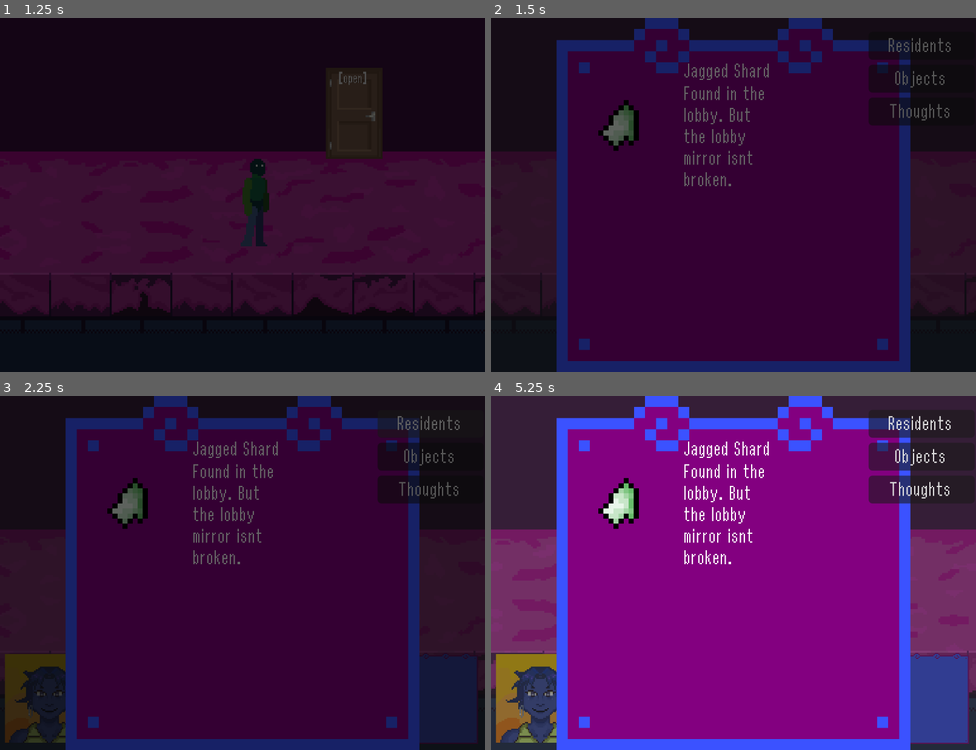
Above: before the commit, frames 1-4 (two rows, left to right).
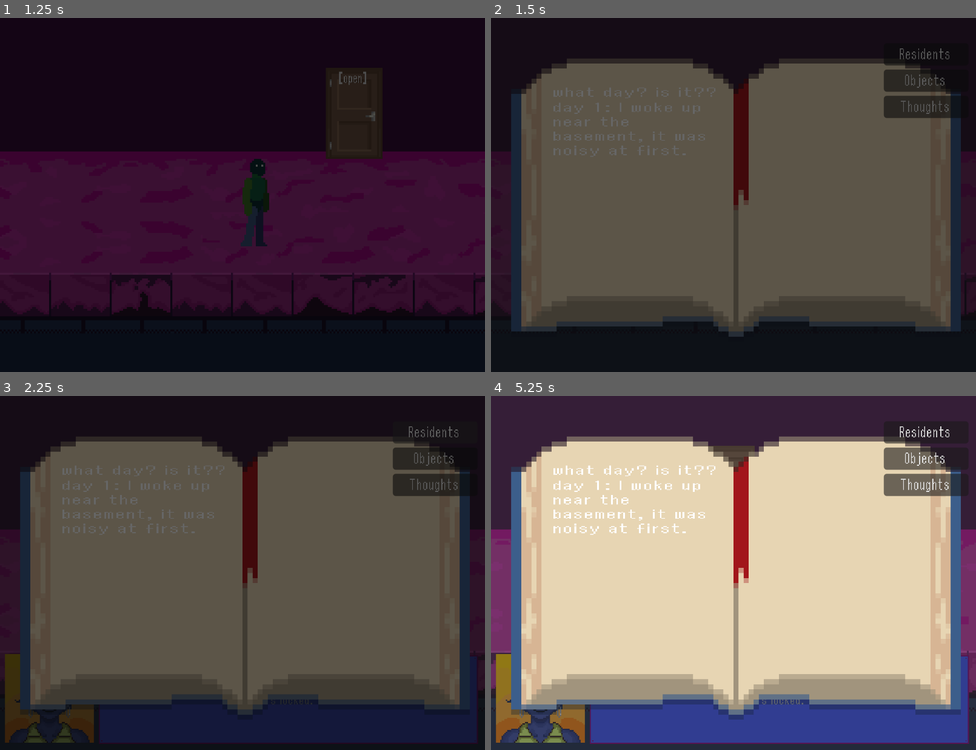
Above: after the commit, the same moments.

Repository: nisaturk/mirrorfixer-prototype
Game: Godot game, scene res://scenes/main_menu.tscn
Two runs of this game, one before a commit and one after it. Both use one fixed random seed, a clock stepped at 60 frames per second and the inputs below.
Inputs (mouse positions are in pixels of both pictures, inside the frame that each line leads up to):
- Up to frame 1 (1.25 s): click "START THIS SHIT" at 0.5 s
- Up to frame 2 (1.5 s): move the mouse to (840, 177) at 1.27 s; hold Right (move_right) from 1.28 s (still down); hold N (toggle_notebook) from 1.28 s (still down)
- Up to frame 3 (2.25 s): tap Up (jump) at 1.52 s; release Right (move_right) at 2 s; release N (toggle_notebook) at 2 s; click "Residents" at 2 s
- Up to frame 4 (5.25 s): click "Objects" at 2.75 s; click "Thoughts" at 3.5 s; tap Enter at 4.25 s; move the mouse to (636, 590) at 4.27 s; hold Right (move_right) 4.28-5.03 s; click (636, 590) at 4.35 s; tap Up (jump) at 4.52 s; tap N (toggle_notebook) at 4.55 s; move the mouse to (782, 495) at 5.02 s; hold Left (move_left) from 5.03 s (still down); hold N (toggle_notebook) from 5.03 s (still down)

Frame 1 is identical in both runs. In frame 2, 81% of the frame differs, in the area x 4-97%, y 0-100%; in frame 3, 81%; in frame 4, 84%.

Commit message:
notebook fixes

Diff:
--- a/jsonfiles/notebook-prototype.json
+++ b/jsonfiles/notebook-prototype.json
@@ -21,6 +21,16 @@
 			"name": "Reception Bell",
 			"image": "res://assets/sprites/interior/bell/bell-still.png",
 			"description": "Ding ding.. ding dInG diNGGGG"
+		},
+		"cutie": {
+			"name": "Reception Bell",
+			"image": "res://assets/sprites/interior/bell/bell-still.png",
+			"description": "Ding ding.. ding dInG diNGGGG"
+		},
+		"patootie": {
+			"name": "Reception Bell",
+			"image": "res://assets/sprites/interior/bell/bell-still.png",
+			"description": "Ding ding.. ding dInG diNGGGG"
 		}
 	},
 	"thoughts": {
--- a/scenes/NotebookUI.tscn
+++ b/scenes/NotebookUI.tscn
@@ -1,8 +1,10 @@
-[gd_scene load_steps=4 format=3 uid="uid://dfuxaojq0li84"]
+[gd_scene load_steps=5 format=3 uid="uid://dfuxaojq0li84"]
 
 [ext_resource type="Script" uid="uid://bxo1fum27kago" path="res://scripts/NotebookUI.gd" id="1_ux6k2"]
-[ext_resource type="Texture2D" uid="uid://dpl3hp1goeo7k" path="res://assets/ui/dialogue_box_texture.tres" id="2_3w1dn"]
+[ext_resource type="Texture2D" uid="uid://bfw56g6gwpdn2" path="res://assets/ui/openbook.png" id="2_ux6k2"]
 [ext_resource type="FontFile" uid="uid://by8f628mb0ucf" path="res://assets/ui/retganon.ttf" id="3_4g00e"]
+
+[sub_resource type="PlaceholderTexture2D" id="PlaceholderTexture2D_ux6k2"]
 
 [node name="NotebookUI" type="CanvasLayer"]
 process_mode = 3
@@ -33,16 +35,122 @@
 anchor_bottom = 1.0
 grow_horizontal = 2
 grow_vertical = 2
-texture = ExtResource("2_3w1dn")
+texture = ExtResource("2_ux6k2")
 expand_mode = 1
 stretch_mode = 5
 
+[node name="ContentArea" type="Control" parent="MainControl/BookBackground"]
+layout_mode = 1
+anchors_preset = 15
+anchor_right = 1.0
+anchor_bottom = 1.0
+offset_left = 44.0
+offset_top = 43.0
+offset_right = -94.0
+offset_bottom = -9.0
+grow_horizontal = 2
+grow_vertical = 2
+scale = Vector2(1.1083245, 0.8022782)
+
+[node name="Items" type="ScrollContainer" parent="MainControl/BookBackground/ContentArea"]
+layout_mode = 1
+anchors_preset = 15
+anchor_right = 1.0
+anchor_bottom = 1.0
+offset_top = 16.0
+offset_bottom = 16.0
+grow_horizontal = 2
+grow_vertical = 2
+scale = Vector2(1.2934049, 0.8687321)
+
+[node name="ItemList" type="VBoxContainer" parent="MainControl/BookBackground/ContentArea/Items"]
+layout_mode = 2
+size_flags_horizontal = 3
+
+[node name="Thoughts" type="ScrollContainer" parent="MainControl/BookBackground/ContentArea"]
+layout_mode = 1
+anchors_preset = 15
+anchor_right = 1.0
+anchor_bottom = 1.0
+offset_left = 5.0
+offset_top = 14.0
+offset_right = 5.0
+offset_bottom = 14.0
+grow_horizontal = 2
+grow_vertical = 2
+scale = Vector2(1.2442672, 0.8339975)
+
+[node name="JournalList" type="VBoxContainer" parent="MainControl/BookBackground/ContentArea/Thoughts"]
+layout_mode = 2
+
+[node name="ResidentsPage" type="Control" parent="MainControl/BookBackground/ContentArea"]
+layout_mode = 1
+anchors_preset = 15
+anchor_right = 1.0
+anchor_bottom = 1.0
+grow_horizontal = 2
+grow_vertical = 2
+
+[node name="GalleryView" type="GridContainer" parent="MainControl/BookBackground/ContentArea/ResidentsPage"]
+layout_mode = 1
+anchors_preset = 15
+anchor_right = 1.0
+anchor_bottom = 1.0
+offset_top = 13.0
+offset_bottom = 13.0
+grow_horizontal = 2
+grow_vertical = 2
+scale = Vector2(1.2951971, 0.8057868)
+columns = 3
+
+[node name="ProfileView" type="Control" parent="MainControl/BookBackground/ContentArea/ResidentsPage"]
+layout_mode = 1
+anchors_preset = 15
+anchor_right = 1.0
+anchor_bottom = 1.0
+grow_horizontal = 2
+grow_vertical = 2
+scale = Vector2(1.2918988, 0.9761181)
+
+[node name="Portrait" type="TextureRect" parent="MainControl/BookBackground/ContentArea/ResidentsPage/ProfileView"]
+layout_mode = 0
+offset_left = 56.0
+offset_top = 41.0
+offset_right = 146.0
+offset_bottom = 129.0
+texture = SubResource("PlaceholderTexture2D_ux6k2")
+
+[node name="NameLabel" type="Label" parent="MainControl/BookBackground/ContentArea/ResidentsPage/ProfileView"]
+layout_mode = 0
+offset_left = 168.0
+offset_top = 71.0
+offset_right = 243.0
+offset_bottom = 94.0
+text = "name"
+
+[node name="BioLabel" type="RichTextLabel" parent="MainControl/BookBackground/ContentArea/ResidentsPage/ProfileView"]
+layout_mode = 0
+offset_left = 38.0
+offset_top = 162.0
+offset_right = 218.0
+offset_bottom = 225.0
+text = "some random info about the residents i guess AND it needs to be long so i see if the scroller is working"
+
+[node name="BackButton" type="Button" parent="MainControl/BookBackground/ContentArea/ResidentsPage/ProfileView"]
+layout_mode = 0
+offset_left = -1.0
+offset_top = -2.0
+offset_right = 68.0
+offset_bottom = 29.0
+text = "<--BACK"
+
 [node name="TabsContainer" type="VBoxContainer" parent="MainControl/BookBackground"]
 layout_mode = 0
-offset_left = 299.0
-offset_top = 11.0
-offset_right = 383.0
-offset_bottom = 112.0
+offset_left = 311.0
+offset_top = 19.999992
+offset_right = 395.0
+offset_bottom = 120.99999
+scale = Vector2(0.79885644, 0.79885644)
 
 [node name="NPCbutton" type="Button" parent="MainControl/BookBackground/TabsContainer"]
 layout_mode = 2
@@ -59,42 +167,18 @@
 theme_override_fonts/font = ExtResource("3_4g00e")
 text = "Thoughts"
 
-[node name="ContentArea" type="Control" parent="MainControl/BookBackground"]
-layout_mode = 1
-anchors_preset = 15
-anchor_right = 1.0
-anchor_bottom = 1.0
-offset_left = 69.0
-offset_top = 35.0
-offset_right = -69.0
-offset_bottom = -17.0
-grow_horizontal = 2
-grow_vertical = 2
+[node name="NextButton" type="Button" parent="MainControl/BookBackground"]
+layout_mode = 0
+offset_left = 333.0
+offset_top = 234.0
+offset_right = 376.0
+offset_bottom = 265.0
+text = "-->"
 
-[node name="NPCs" type="GridContainer" parent="MainControl/BookBackground/ContentArea"]
+[node name="PrevButton" type="Button" parent="MainControl/BookBackground"]
 layout_mode = 0
-offset_right = 40.0
-offset_bottom = 40.0
-columns = 3
-
-[node name="Items" type="ScrollContainer" parent="MainControl/BookBackground/ContentArea"]
-layout_mode = 1
-anchors_preset = 15
-anchor_right = 1.0
-anchor_bottom = 1.0
-grow_horizontal = 2
-grow_vertical = 2
-
-[node name="ItemList" type="VBoxContainer" parent="MainControl/BookBackground/ContentArea/Items"]
-layout_mode = 2
-
-[node name="Thoughts" type="ScrollContainer" parent="MainControl/BookBackground/ContentArea"]
-layout_mode = 1
-anchors_preset = 15
-anchor_right = 1.0
-anchor_bottom = 1.0
-grow_horizontal = 2
-grow_vertical = 2
-
-[node name="JournalList" type="VBoxContainer" parent="MainControl/BookBackground/ContentArea/Thoughts"]
-layout_mode = 2
+offset_left = 10.0
+offset_top = 230.0
+offset_right = 53.0
+offset_bottom = 261.0
+text = "<--"
--- a/scenes/maxime.tscn
+++ b/scenes/maxime.tscn
@@ -145,7 +145,7 @@
 "duration": 1.0,
 "texture": SubResource("AtlasTexture_ihiwl")
 }],
-"loop": true,
+"loop": false,
 "name": &"drink",
 "speed": 5.0
 }, {
--- a/scenes/object_entry.tscn
+++ b/scenes/object_entry.tscn
@@ -29,7 +29,7 @@
 
 [node name="VBoxContainer" type="VBoxContainer" parent="HBoxContainer"]
 layout_mode = 2
-size_flags_horizontal = 3
+size_flags_horizontal = 6
 
 [node name="Title" type="Label" parent="HBoxContainer/VBoxContainer"]
 layout_mode = 2
--- a/scripts/NotebookData.gd
+++ b/scripts/NotebookData.gd
@@ -2,60 +2,48 @@
 
 signal notebook_updated
 
-var unlocked_npc_ids: Array = []
-var collected_item_ids: Array = []
-var journal_entries: Array = []
+# master dicc tionary
+var unlocked_content: Dictionary = {
+	"npcs": [],
+	"items": [],
+	"thoughts": []
+}
 
 var notebook_db: Dictionary = {}
 
 func _ready():
 	load_notebook_data()
-	# temporary check-up, these are "unlocked" to test the UI
-	unlock_npc("maxime")
-	unlock_npc("ninh")
-	collect_item("shard_lobby")
-	add_note("day1")
-	add_note("day2")
+	# testestestest
+	unlock_entry("npcs", "maxime")
+	unlock_entry("npcs", "ninh")
+	unlock_entry("items", "shard_lobby")
+	unlock_entry("items", "bell")
+	unlock_entry("items", "cutie")
+	unlock_entry("items", "patootie")
+	unlock_entry("thoughts", "day1")
 
 func load_notebook_data():
 	var file = FileAccess.open("res://jsonfiles/notebook-prototype.json", FileAccess.READ)
 	if file:
-		var json_text = file.get_as_text()
-		notebook_db = JSON.parse_string(json_text)
+		notebook_db = JSON.parse_string(file.get_as_text())
 		print("Notebook Data Loaded!")
 	else:
 		printerr("Failed to load notebook-prototype.json")
 
-func unlock_npc(id: String):
-	if id not in notebook_db["npcs"]:
-		printerr("NPC ID not found in DB: " + id)
+func unlock_entry(category: String, id: String):
+	if not notebook_db.has(category):
+		printerr("Category not found in DB: " + category)
 		return
 
-	if id not in unlocked_npc_ids:
-		unlocked_npc_ids.append(id)
+	if not notebook_db[category].has(id):
+		printerr("ID '" + id + "' not found in category '" + category + "'")
+		return
+
+	if id not in unlocked_content[category]:
+		unlocked_content[category].append(id)
 		emit_signal("notebook_updated")
 
-func collect_item(id: String):
-	if id not in notebook_db["items"]:
-		printerr("Item ID not found in DB: " + id)
-		return
-
-	if id not in collected_item_ids:
-		collected_item_ids.append(id)
-		emit_signal("notebook_updated")
-
-func add_note(id: String):
-	if id not in journal_entries:
-		journal_entries.append(id)
-		emit_signal("notebook_updated")
-
-func get_thought_data(id: String) -> Dictionary:
-	if notebook_db.has("thoughts"):
-		return notebook_db["thoughts"].get(id, {})
+func get_entry_data(category: String, id: String) -> Dictionary:
+	if notebook_db.has(category):
+		return notebook_db[category].get(id, {})
 	return {}
-
-func get_item_data(id: String) -> Dictionary:
-	return notebook_db["items"].get(id, {})
-
-func get_npc_data(id: String) -> Dictionary:
-	return notebook_db["npcs"].get(id, {})
--- a/scripts/NotebookUI.gd
+++ b/scripts/NotebookUI.gd
@@ -2,27 +2,51 @@
 
 var object_entry_scene = preload("res://scenes/object_entry.tscn")
 
-# pages
-@onready var page_npc = $MainControl/BookBackground/ContentArea/NPCs
-@onready var page_items = $MainControl/BookBackground/ContentArea/Items
-@onready var page_thoughts = $MainControl/BookBackground/ContentArea/Thoughts
+@onready var page_container = $MainControl/BookBackground/ContentArea
+@onready var tabs_container = $MainControl/BookBackground/TabsContainer
+@onready var btn_prev = $MainControl/BookBackground/PrevButton
+@onready var btn_next = $MainControl/BookBackground/NextButton
 
-#listsss babeyyy
-@onready var npc_grid_container = $MainControl/BookBackground/ContentArea/NPCs
-@onready var item_list_container = $MainControl/BookBackground/ContentArea/Items/ItemList
-@onready var journal_list_container = $MainControl/BookBackground/ContentArea/Thoughts/JournalList
-
-# tabs
-@onready var btn_npc = $MainControl/BookBackground/TabsContainer/NPCbutton
-@onready var btn_items = $MainControl/BookBackground/TabsContainer/Itembutton
-@onready var btn_thoughts = $MainControl/BookBackground/TabsContainer/Thoughtbutton
+var items_per_page = {
+	"npcs": 6,
+	"items": 3,
+	"thoughts": 4
+}
+var tabs: Dictionary = {}
+var current_page: int = 0
+var active_category: String = ""
 
 func _ready():
 	visible = false
-	btn_npc.pressed.connect(show_npc_page)
-	btn_items.pressed.connect(show_items_page)
-	btn_thoughts.pressed.connect(show_thoughts_page)
 	NotebookData.notebook_updated.connect(refresh_ui)
+	tabs = {
+		"npcs": {
+			"btn": tabs_container.get_node("NPCbutton"),
+			"page": page_container.get_node("ResidentsPage"),
+			"list": page_container.get_node("ResidentsPage/GalleryView")
+		},
+		"items": {
+			"btn": tabs_container.get_node("Itembutton"),
+			"page": page_container.get_node("Items"),
+			"list": page_container.get_node("Items/ItemList")
+		},
+		"thoughts": {
+			"btn": tabs_container.get_node("Thoughtbutton"),
+			"page": page_container.get_node("Thoughts"),
+			"list": page_container.get_node("Thoughts/JournalList")
+		}
+	}
+
+	for category in tabs:
+		var btn = tabs[category]["btn"]
+		btn.pressed.connect(_on_tab_pressed.bind(category))
+
+	if tabs["npcs"]["page"].has_node("ProfileView/BackButton"):
+		var back_btn = tabs["npcs"]["page"].get_node("ProfileView/BackButton")
+		back_btn.pressed.connect(_on_profile_back_pressed)
+
+	btn_prev.pressed.connect(change_page.bind(-1))
+	btn_next.pressed.connect(change_page.bind(1))
 
 func _unhandled_input(event):
 	if event.is_action_pressed("toggle_notebook"):
@@ -34,61 +58,123 @@
 func open():
 	visible = true
 	get_tree().paused = true
-	refresh_ui()
-	show_items_page()
+
+	if active_category == "":
+		_on_tab_pressed("thoughts")
+	else:
+		refresh_ui()
 
 func close():
 	visible = false
 	get_tree().paused = false
 
-func show_npc_page():
-	page_npc.visible = true
-	page_items.visible = false
-	page_thoughts.visible = false
+func _on_tab_pressed(selected_category: String):
+	active_category = selected_category
+	current_page = 0
 
-func show_items_page():
-	page_npc.visible = false
-	page_items.visible = true
-	page_thoughts.visible = false
+	for category in tabs:
+		var page = tabs[category]["page"]
+		page.visible = (category == selected_category)
 
-func show_thoughts_page():
-	page_npc.visible = false
-	page_items.visible = false
-	page_thoughts.visible = true
+	if selected_category == "npcs":
+		_on_profile_back_pressed()
+
+	refresh_ui()
+
+func change_page(direction: int):
+	current_page += direction
+	refresh_ui()
+
+func update_pagination_buttons(total_items: int):
+	var limit = items_per_page.get(active_category, 4)
+	var max_page = ceil(float(total_items) / float(limit)) - 1
+	if max_page < 0: max_page = 0
+
+	btn_prev.visible = (current_page > 0)
+	btn_next.visible = (current_page < max_page)
+
+	if active_category == "npcs":
+		var page = tabs["npcs"]["page"]
+		if page.has_node("ProfileView") and page.get_node("ProfileView").visible:
+			btn_prev.visible = false
+			btn_next.visible = false
+
+func _on_profile_back_pressed():
+	var page = tabs["npcs"]["page"]
+	if page.has_node("ProfileView") and page.has_node("GalleryView"):
+		page.get_node("ProfileView").visible = false
+		page.get_node("GalleryView").visible = true
+		refresh_ui()
+
+func open_profile(data: Dictionary):
+	var page = tabs["npcs"]["page"]
+	var profile = page.get_node("ProfileView")
+
+	if profile.has_node("NameLabel"):
+		profile.get_node("NameLabel").text = data.get("name", "???")
+
+	if profile.has_node("BioLabel"):
+		profile.get_node("BioLabel").text = data.get("bio", "No information available.")
+
+	if profile.has_node("Portrait"):
+		var path = data.get("portrait", "")
+		if path != "":
+			profile.get_node("Portrait").texture = load(path)
+
+	page.get_node("GalleryView").visible = false
+	profile.visible = true
+
+	btn_prev.visible = false
+	btn_next.visible = false
 
 func refresh_ui():
-	for child in item_list_container.get_children(): child.queue_free()
-	for child in npc_grid_container.get_children(): child.queue_free()
-	for child in journal_list_container.get_children(): child.queue_free()
+	for category in tabs:
+		var container_to_clear = tabs[category]["list"]
+		for child in container_to_clear.get_children():
+			child.queue_free()
 
-	for item_id in NotebookData.collected_item_ids:
-		var data = NotebookData.get_item_data(item_id)
+	if active_category == "" or not tabs.has(active_category): return
+
+	var list_container = tabs[active_category]["list"]
+	var all_unlocked_ids = NotebookData.unlocked_content.get(active_category, [])
+	var limit = items_per_page.get(active_category, 4)
+	var start_index = current_page * limit
+	var end_index = start_index + limit
+	var ids_to_show = all_unlocked_ids.slice(start_index, end_index)
+
+	for id in ids_to_show:
+		var data = NotebookData.get_entry_data(active_category, id)
 		if data.is_empty(): continue
 
-		var new_entry = object_entry_scene.instantiate()
-		item_list_container.add_child(new_entry)
-		new_entry.set_entry_data(data["name"], data["description"], data["image"])
+		if active_category == "npcs":
+			create_npc_button(list_container, data)
+		else:
+			create_object_entry(list_container, data)
 
-	for npc_id in NotebookData.unlocked_npc_ids:
-		var data = NotebookData.get_npc_data(npc_id)
-		if data.is_empty(): continue
+	update_pagination_buttons(all_unlocked_ids.size())
 
-		var btn = Button.new()
-		btn.text = data["name"]
-		btn.icon = load(data["portrait"])
-		btn.icon_alignment = HORIZONTAL_ALIGNMENT_CENTER
-		btn.vertical_icon_alignment = VERTICAL_ALIGNMENT_TOP
-		btn.expand_icon = true
-		btn.custom_minimum_size = Vector2(100, 130)
-		btn.flat = false
+func create_object_entry(container, data):
+	var new_entry = object_entry_scene.instantiate()
+	container.add_child(new_entry)
+	var title = data.get("name", "")
+	var desc = data.get("description", data.get("text", ""))
+	var img = data.get("image", "")
 
-		npc_grid_container.add_child(btn)
+	if data.has("timestamp"):
+		title = data["timestamp"]
+	new_entry.set_entry_data(title, desc, img)
 
-	for note_id in NotebookData.journal_entries:
-		var data = NotebookData.get_thought_data(note_id)
-		if data.is_empty(): continue
+func create_npc_button(container, data):
+	var btn = Button.new()
+	btn.text = data.get("name", "???")
 
-		var new_entry = object_entry_scene.instantiate()
-		journal_list_container.add_child(new_entry)
+	var icon_path = data.get("portrait", "")
+	if icon_path != "":
+		btn.icon = load(icon_path)
 
-		new_entry.set_entry_data(data["timestamp"], data["text"], "")
+	btn.icon_alignment = HORIZONTAL_ALIGNMENT_CENTER
+	btn.vertical_icon_alignment = VERTICAL_ALIGNMENT_TOP
+	btn.expand_icon = true
+	btn.custom_minimum_size = Vector2(100, 130)
+	btn.pressed.connect(open_profile.bind(data))
+	container.add_child(btn)
--- a/scripts/maxime.gd
+++ b/scripts/maxime.gd
@@ -13,7 +13,7 @@
 func _play_drink_animation():
 	if animated_sprite.animation == "idle":
 		animated_sprite.play("drink")
-		await animated_sprite.animation_finished
-		animated_sprite.play("idle")
+	await animated_sprite.animation_finished
+	animated_sprite.play("idle")
 
 	_schedule_next_drink()
Binary file added: assets/ui/openbook.png
